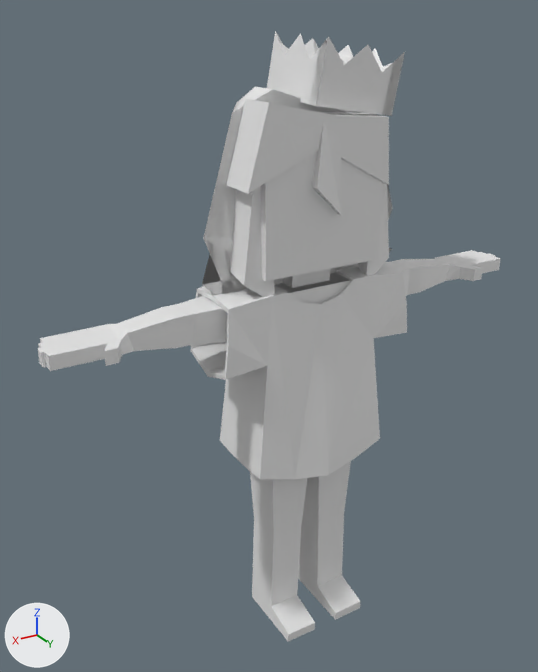
Before and after pictures for a commit that changed the Blender file BA(2).blend.
Camera for both pictures: a camera (50 mm lens) standing at (5.6, 8.4, 9.08) and looking at (0.23, -0.55, 4.61). Lighting does not change. The marker at lower left points along +X, +Y and +Z.

The scene before the commit, as lines of its bpy script (objects in view):
```python
ob_bang_left_001 = bpy.data.objects.new('bang left.001', me_cube_002)
ob_bang_left_001.location = (0.6, 0.27, 7.63)
ob_bang_left_001.rotation_euler = (0.0, -0.254, 0.0)  # degrees (0, -15, 0)
ob_bang_left_001.scale = (-0.279, 0.116, 0.318)
ob_body = bpy.data.objects.new('body', me_cube_001)
ob_body.location = (0.0, 0.41, 4.5)
ob_body.scale = (0.727, 0.409, 0.958)
ob_crown = bpy.data.objects.new('crown', me_cube_010)
ob_crown.location = (-0.15, -0.52, 8.57)
ob_crown.rotation_euler = (0.039, 0.16, 3.145)  # degrees (2.2, 9.2, 180)
ob_crown.scale = (0.62, 0.0851, 0.412)
ob_head = bpy.data.objects.new('Head', me_cube)
ob_head.location = (0.0, 0.02, 6.85)
ob_head.scale = (0.924, 0.498, 0.923)
ob_sideburn_left = bpy.data.objects.new('sideburn left', me_cube_006)
ob_sideburn_left.location = (-0.92, 0.02, 7.15)
ob_sideburn_left.rotation_euler = (0.0, 0.0, 1.571)  # degrees (0, 0, 90)
ob_sideburn_left.scale = (0.318, 0.116, 0.318)
ob_sideburn_left_001 = bpy.data.objects.new('sideburn left.001', me_cube_003)
ob_sideburn_left_001.location = (0.88, 0.02, 7.15)
ob_sideburn_left_001.rotation_euler = (0.0, 0.0, -1.571)  # degrees (0, 0, -90)
ob_sideburn_left_001.scale = (-0.318, 0.116, 0.318)
# me_cube_003
# before: 0 (-0.17, -0.63, -3.66), 1 (-0.56, -0.63, 1.53), 2 (-0.56, 2.56, -3.66), 3 (-0.56, 1.13, 1.53), 4 (1.34, -1.19, -5.02)
# before: 5 (1.17, -0.63, 0.56), 6 (1.17, 2.56, -4.04) at pixel (244, 285), 7 (1.17, 1.13, 0.56)
# also in view: 'shirt' at (0.0, 0.0, 4.23); 'backhair' at (0.0, -0.73, 6.9)
```
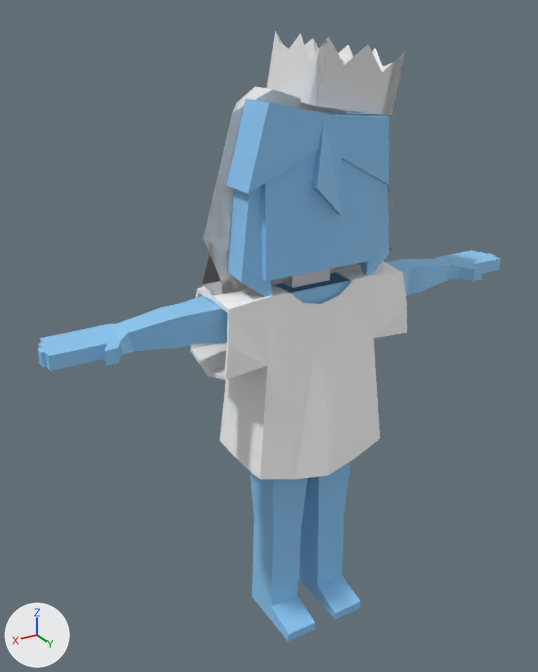
What changed in the scene script:
```text
Add mat_material_001:
    mat_material_001 = principled_material('Material.001')
    mat_material_001.base_color = (0.271, 0.6, 0.941)  # blue #8ecbf8
Add mat_sidehair_right:
    mat_sidehair_right = principled_material('sidehair right')
    mat_sidehair_right.base_color = (0.271, 0.6, 0.941)  # blue #8ecbf8
Add mat_hair:
    mat_hair = principled_material('hair')
    mat_hair.base_color = (0.271, 0.6, 0.941)  # blue #8ecbf8
Add mat_sidehair_left:
    mat_sidehair_left = principled_material('sidehair left')
    mat_sidehair_left.base_color = (0.271, 0.6, 0.941)  # blue #8ecbf8
Add mat_face:
    mat_face = principled_material('face')
    mat_face.base_color = (0.271, 0.6, 0.941)  # blue #8ecbf8
Change me_cube:
    where me_cube.from_pydata(...)  # 8 vertices, 6 faces; spans x -1.0..1.0, y -0.66..1.0, z -1.0..1.0
    remove me_cube.materials.append(mat_material)  # white #e7e7e7
    add me_cube.materials.append(mat_face)  # blue #8ecbf8
Change me_cube_006:
    where me_cube_006.from_pydata(...)  # 8 vertices, 6 faces; spans x -0.56..1.34, y -1.19..2.56, z -5.02..1.53
    add me_cube_006.materials.append(mat_sidehair_left)  # blue #8ecbf8
Change me_cube_002:
    where me_cube_002.from_pydata(...)  # 21 vertices, 16 faces; spans x -1.63..6.19, y -2.62..3.47, z -2.31..1.92
    add me_cube_002.materials.append(mat_hair)  # blue #8ecbf8
Change me_cube_003:
    where me_cube_003.from_pydata(...)  # 8 vertices, 6 faces; spans x -0.56..1.34, y -1.19..2.56, z -5.02..1.53
    used by ob_sideburn_left_001; location = (0.88, 0.02, 7.15); rotation_euler = (0.0, 0.0, -1.571), in degrees (0, 0, -90); scale = (-0.318, 0.116, 0.318)
    verts and faces of me_cube_003; kept vertices keep their numbers, new ones are numbered from 8
    me_cube_003 part 1
    add delete_vertices([*range(0, 8)])  # with the faces that use them
    add verts[8] = (-0.54, 1.17, -2.18)
    add verts[9] = (-0.94, 1.17, 3.01)
    add verts[10] = (-0.94, -2.03, -2.18)
    add verts[11] = (-0.94, -0.6, 3.01)
    add verts[12] = (0.96, 1.73, -3.36)
    add verts[13] = (0.8, 1.17, 2.04)
    add verts[14] = (0.8, -2.03, -2.38)  # pixel (241, 282)
    add verts[15] = (0.8, -0.6, 2.04)
    add faces += [(8, 10, 11, 9), (10, 14, 15, 11), (12, 13, 15, 14), (8, 9, 13, 12), (8, 12, 14, 10), (9, 11, 15, 13)]
    add me_cube_003.materials.append(mat_sidehair_right)  # blue #8ecbf8
Change me_cube_001:
    used by ob_body; location = (0.0, 0.41, 4.5); scale = (0.727, 0.409, 0.958)
    remove me_cube_001.from_pydata(...)  # 126 vertices, 108 faces; spans x -1.04..5.19, y -2.0..1.07, z -4.76..1.2
    add me_cube_001.from_pydata(...)  # 246 vertices, 215 faces; spans x -5.19..5.19, y -2.0..1.07, z -4.76..1.2
    me_cube_001 part 2: 120 vertices added at x -5.19..1.04, y -2.0..1.07, z -4.76..1.2
    me_cube_001 part 3: 108 faces spanning x -1.04..5.19, y -2.0..1.07, z -4.76..1.2 switch from no material to mat_material_001 (blue #8ecbf8)
Change ob_sideburn_left_001:
    ob_sideburn_left_001.location: (0.88, 0.02, 7.15) -> (0.99, 0.14, 6.68)
    ob_sideburn_left_001.rotation_euler: (0.0, 0.0, -1.571) -> (0.0, 0.0, 1.571)  # degrees (0, 0, -90) -> degrees (0, 0, 90)
    ob_sideburn_left_001.scale: (-0.318, 0.116, 0.318) -> (0.318, 0.116, 0.318)
Change ob_body:
    remove _m = ob_body.modifiers.new('Mirror', 'MIRROR')
```

Pixel boxes (x1, y1, x2, y2) of what changed, in the pictures (538 x 672 px):
'Head', recoloured (white to blue)
    both: (261, 152, 383, 281)
'bang left.001', recoloured (white to blue)
    both: (227, 99, 389, 215)
'sideburn left.001', reshaped, moved, turned, rescaled
    before: (230, 186, 275, 297)
    after: (227, 186, 272, 297)
'sideburn left', recoloured (white to blue)
    both: (358, 183, 389, 276)
part 2 of me_cube_001, added (blue)
    after: (274, 250, 501, 620)
part 3 of me_cube_001, recoloured (white to blue)
    both: (38, 274, 351, 641)
